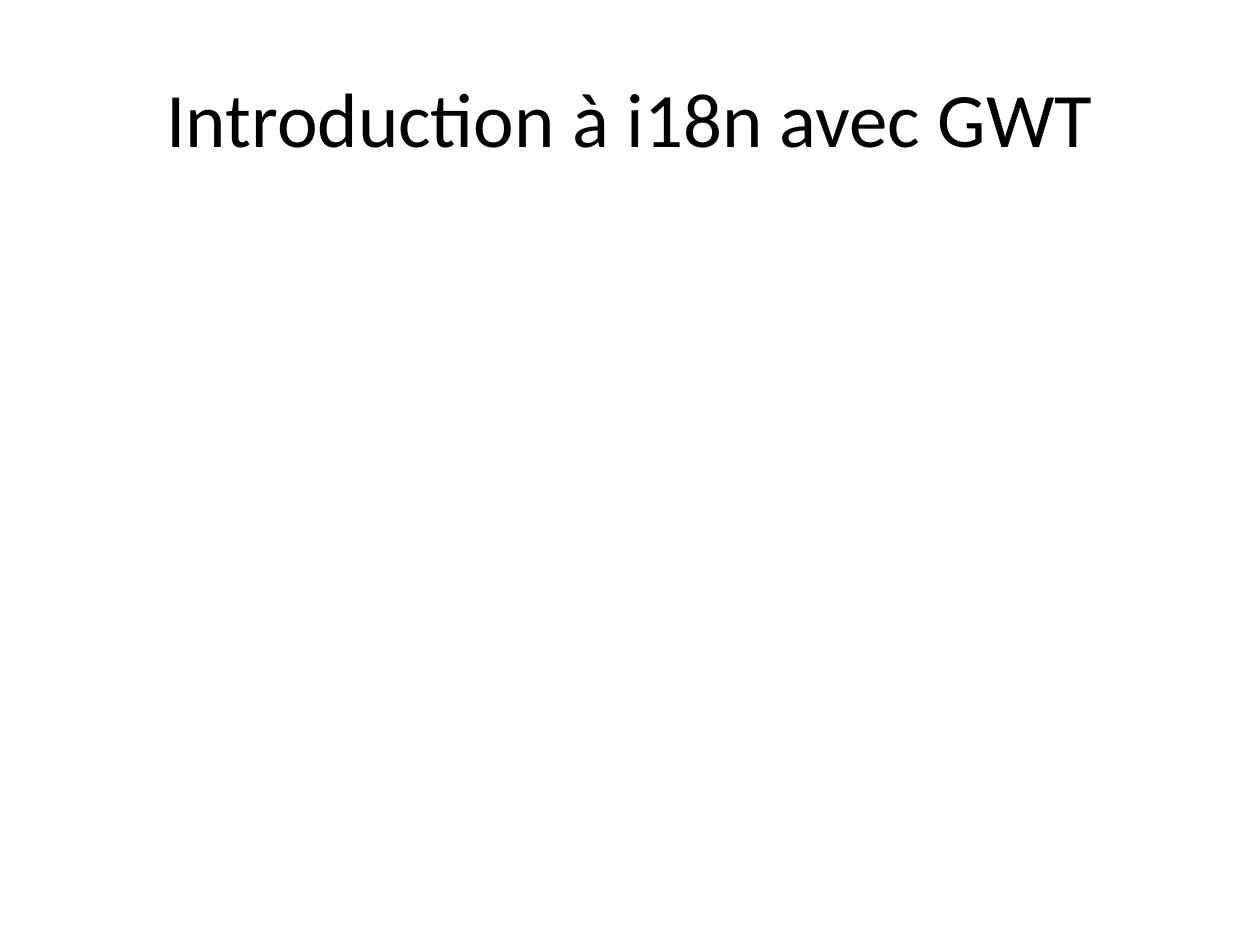
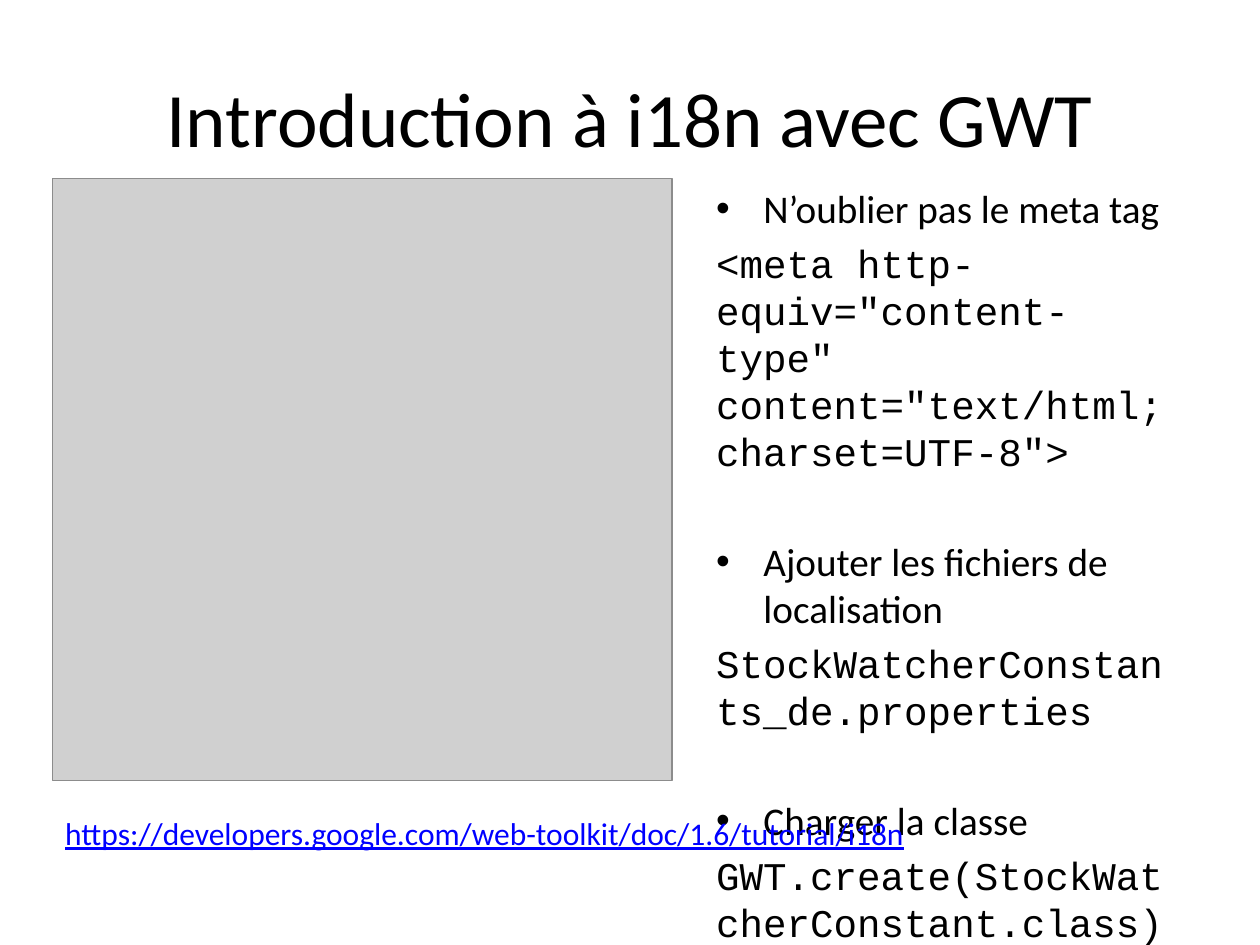
Before and after one commit to dbaeli/ez18n, a slide deck: slide 2 of ez18n-slides/ez18n_hands_on.pptx. Drawn at 1260x945 pixels with LibreOffice and Linux fonts; fonts in the diff are those of the drawing; grey boxes stand for pictures; background and template pictures are left out. Boxes give left, top, right and bottom in pixels: in the first picture for what was removed or moved away, otherwise in the second. Text is boxed around its words. In the diff, an @@ line names an element or a change of style, - is before the commit and + after.

```diff
--- a/ez18n-slides/ez18n_hands_on.pptx
+++ b/ez18n-slides/ez18n_hands_on.pptx
@@ picture added at (53,179,672,781) @@
@@ text added at (716,195,1163,945), 22.4 pt, text #000000 @@
+• N’oublier pas le meta tag
+<meta http-equiv="content-type" content="text/html; charset=UTF-8">
+• Ajouter les fichiers de localisation
+StockWatcherConstants_de.properties
+• Charger la classe
+GWT.create(StockWatcherConstant.class);
@@ text added at (65,818,903,851), 18 pt, text #0000FF, underline @@
+https://developers.google.com/web-toolkit/doc/1.6/tutorial/i18n
```
Also in this commit, not shown: 12 other slides changed, 4 slides added, 1 slide removed, 14 other files.
